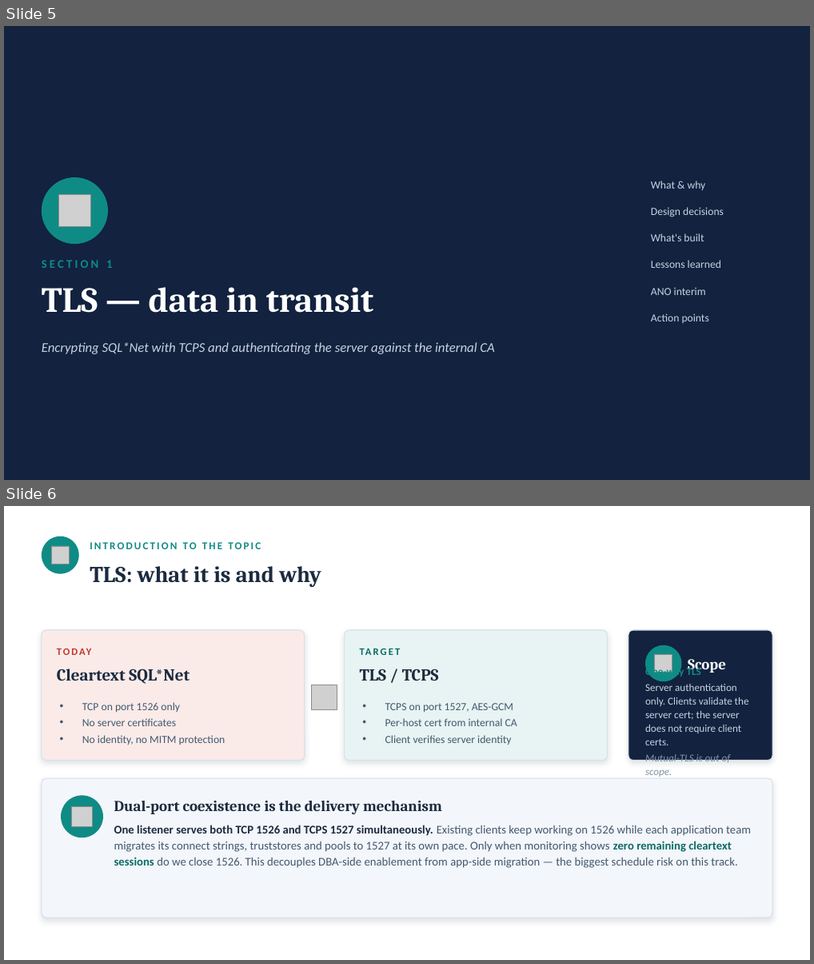
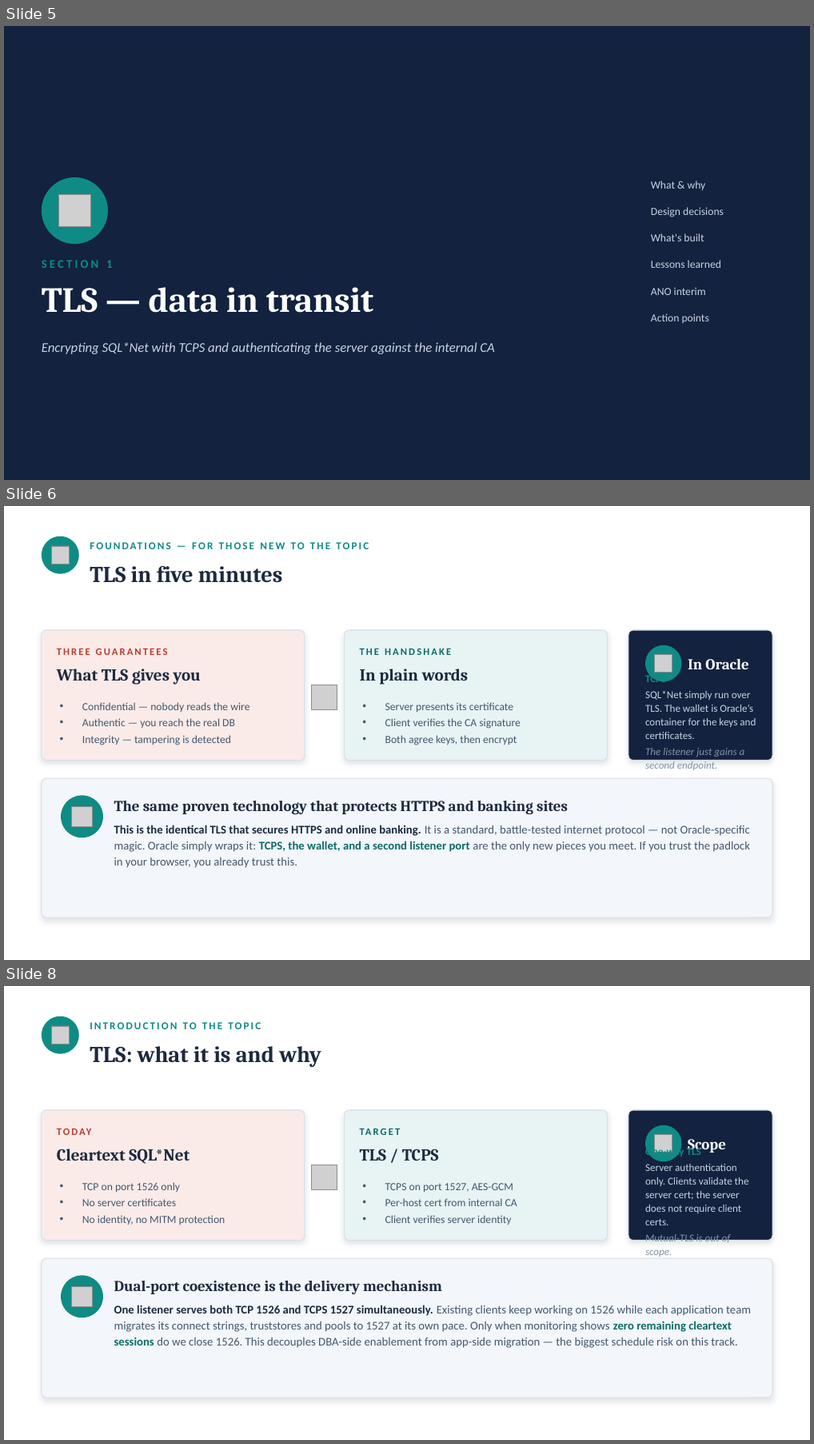
Before and after one commit to davidbudac/csob_tls_tde, a slide deck: CSOB_TLS_TDE_Presentation.pptx. Shown one above the other, each under a label of ours: slides 5 and 6 before the commit, slides 5, 6 and 8 after it; the slides between them are not shown. The pictures are 814x964 and 814x1444 pixels, drawn with LibreOffice and Linux fonts; fonts in the diff are those of the drawing; grey boxes stand for pictures; background and template pictures are left out. Boxes give left, top, right and bottom in pixels: in the first picture for what was removed or moved away, otherwise in the second. Text is boxed around its words. In the diff, an @@ line names an element or a change of style, - is before the commit and + after.

```diff
--- a/CSOB_TLS_TDE_Presentation.pptx
+++ b/CSOB_TLS_TDE_Presentation.pptx
@@ slide 6 added at [4, 506, 810, 960], background #FFFFFF @@
@@ ellipse added at [42, 536, 79, 574], fill #0F8B85 @@
@@ picture added at [51, 546, 70, 564] @@
@@ text added at [90, 536, 773, 554], 12.5 pt, text #0F8B85, bold @@
+FOUNDATIONS — FOR THOSE NEW TO THE TOPIC
@@ text added at [90, 566, 282, 583], 27 pt, text #1C2A3E, bold @@
+TLS in five minutes
@@ rounded rectangle added at [42, 630, 305, 760], fill #FAEBE9, outline #D8E0EA 1 pt @@
@@ text added at [57, 648, 168, 655], 12 pt, text #C0392B, bold @@
+THREE GUARANTEES
@@ rounded rectangle added at [345, 630, 608, 760], fill #E7F4F3, outline #D8E0EA 1 pt @@
@@ text added at [360, 648, 451, 655], 12 pt, text #0B6B66, bold @@
+THE HANDSHAKE
@@ rounded rectangle added at [629, 630, 773, 760], fill #12223F, outline #D8E0EA 1 pt @@
@@ ellipse added at [646, 645, 682, 681], fill #0F8B85 @@
@@ text added at [57, 668, 201, 684], 20 pt, text #1C2A3E, bold @@
+What TLS gives you
@@ text added at [360, 668, 469, 684], 20 pt, text #1C2A3E, bold @@
+In plain words
@@ text added at [646, 673, 756, 770], 12.5 pt, text #C7D2E0 @@
+TCPS
+SQL*Net simply run over TLS. The wallet is Oracle’s container for the keys and certificates.
+The listener just gains a second endpoint.
@@ picture added at [655, 655, 673, 672] @@
@@ text added at [688, 659, 749, 669], 18 pt, text #FFFFFF, bold @@
+In Oracle
@@ picture added at [312, 684, 338, 710] @@
@@ text added at [82, 702, 250, 745], 13 pt, text #44586E @@
+• Confidential — nobody reads the wire
+• Authentic — you reach the real DB
+• Integrity — tampering is detected
@@ text added at [386, 702, 520, 745], 13 pt, text #44586E @@
+• Server presents its certificate
+• Client verifies the CA signature
+• Both agree keys, then encrypt
@@ rounded rectangle added at [42, 778, 773, 917], fill #F3F6FA, outline #D8E0EA 1 pt @@
@@ ellipse added at [61, 795, 103, 837], fill #0F8B85 @@
@@ picture added at [72, 806, 92, 827] @@
@@ text added at [114, 800, 568, 814], 18 pt, text #1C2A3E, bold @@
+The same proven technology that protects HTTPS and banking sites
@@ text added at [114, 824, 750, 868], 14 pt, text #44586E @@
+This is the identical TLS that secures HTTPS and online banking. It is a standard, battle-tested internet protocol — not Oracle-specific magic. Oracle simply wraps it: TCPS, the wallet, and a second listener port are the only new pieces you meet. If you trust the padlock in your browser, you already trust this.
@@ what was slide 6 is now slide 8 @@
```
Also in this commit, not shown: 4 slides changed, 3 other slides added, 8 other files.
